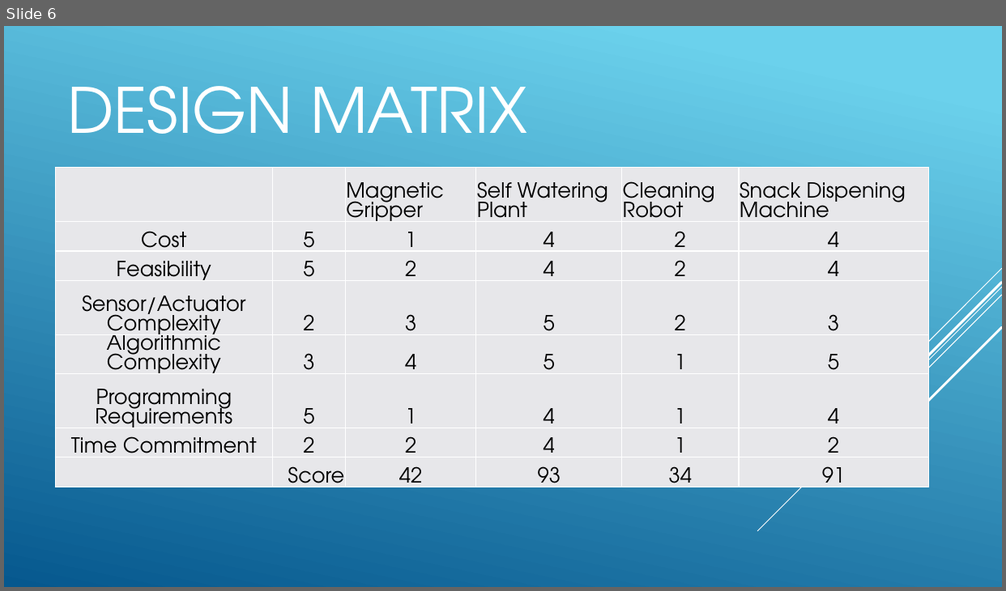
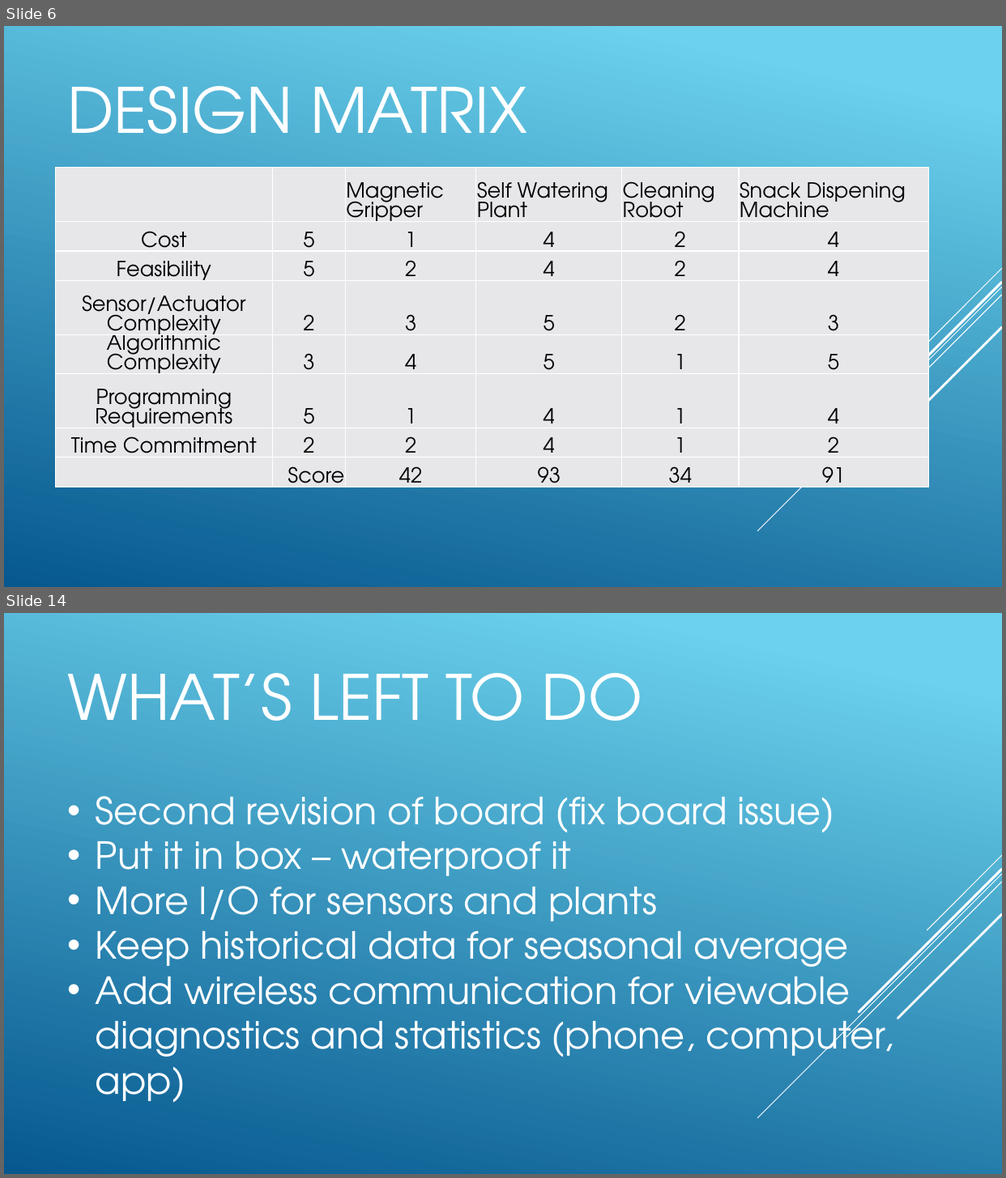
Before and after one commit to jp32/ece411-pdx, a slide deck: documents/presentation.pptx. Shown one above the other, each under a label of ours: slide 6 before the commit, slides 6 and 14 after it; the slides between them are not shown. The pictures are 1006x591 and 1006x1178 pixels, drawn with LibreOffice and Linux fonts; fonts in the diff are those of the drawing. Boxes give left, top, right and bottom in pixels: in the first picture for what was removed or moved away, otherwise in the second. Text is boxed around its words. In the diff, an @@ line names an element or a change of style, - is before the commit and + after.

```diff
--- a/documents/presentation.pptx
+++ b/documents/presentation.pptx
@@ slide 14 added at <box>4,613,1002,1174</box>, background gradient #6ED2EB to #06588E; not listed: 5 template elements that a slide beside it also shows @@
@@ title added at <box>67,673,642,721</box>, 60 pt, text #FFFFFF @@
+WHAT’S LEFT TO DO
@@ text added at <box>96,796,893,1102</box>, 36 pt, text #FFFFFF @@
+• Second revision of board (fix board issue)
+• Put it in box – waterproof it
+• More I/O for sensors and plants
+• Keep historical data for seasonal average
+• Add wireless communication for viewable diagnostics and statistics (phone, computer, app)
```
Also in this commit, not shown: 2 slides changed, 8 other slides added, 1 slide removed, 5 other files.
